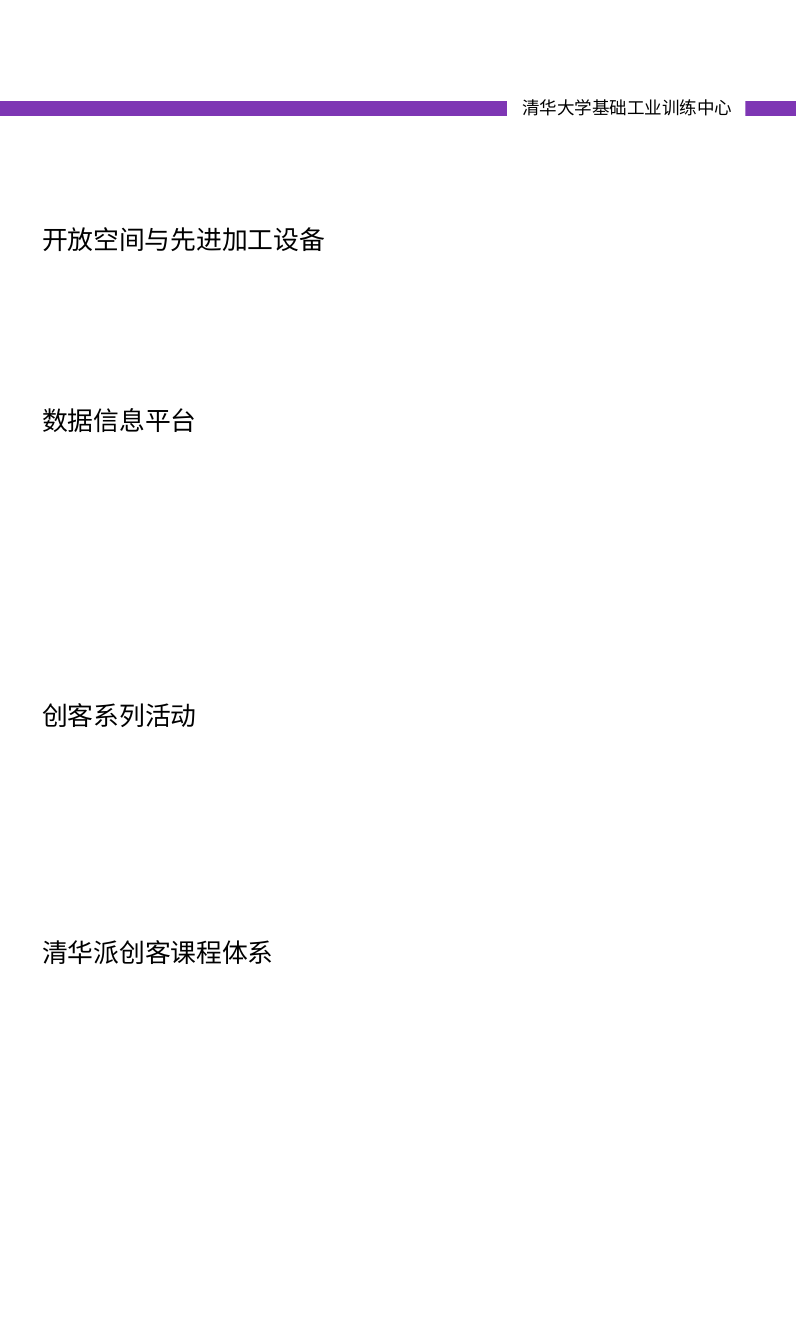
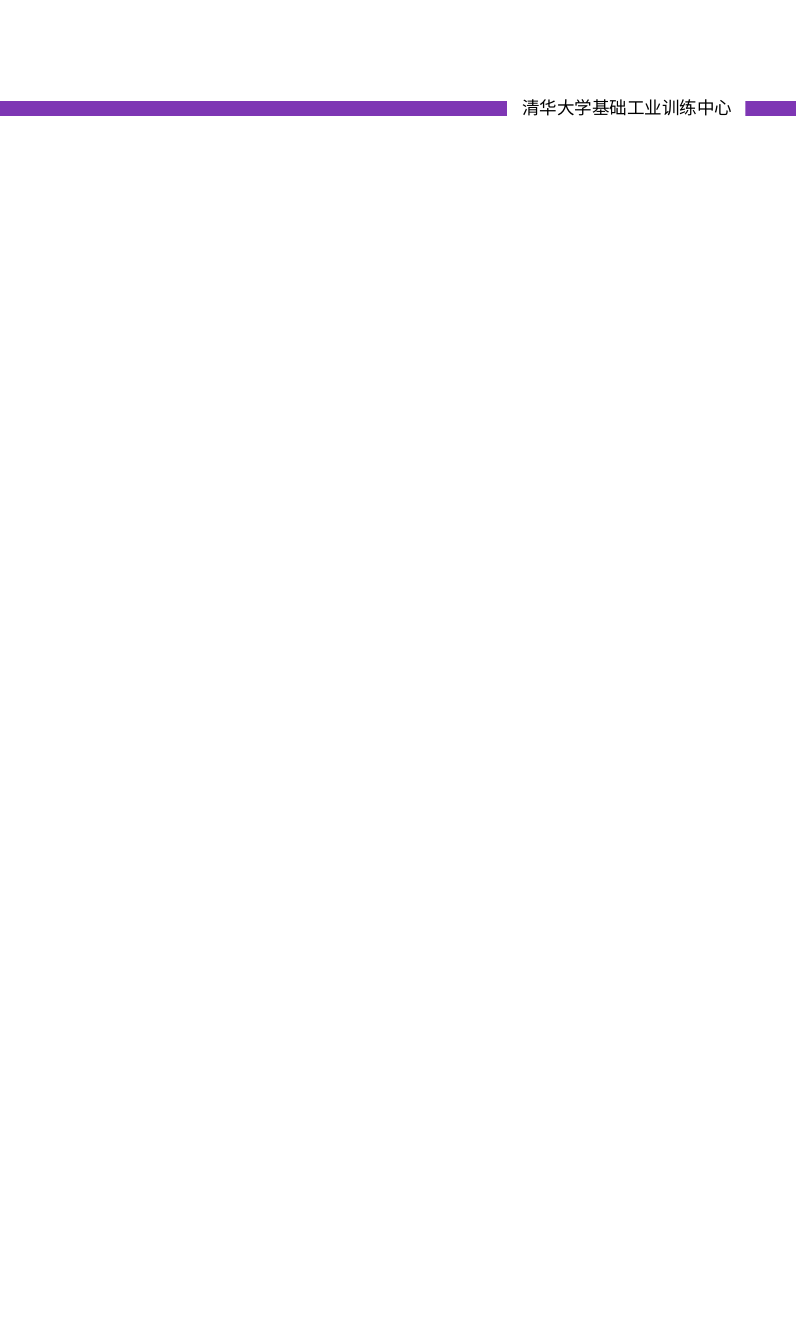
Before and after one commit to woodyme/i.center_my_workzone, a slide deck: slide 9 of 训练中心创客交叉融合空间建设/doc/创客交叉融合空间宣传册.pptx (slide 7 before the commit). Drawn at 796x1344 pixels with LibreOffice and Linux fonts; fonts in the diff are those of the drawing. Boxes give left, top, right and bottom in pixels: in the first picture for what was removed or moved away, otherwise in the second. Text is boxed around its words. In the diff, an @@ line names an element or a change of style, - is before the commit and + after.

Commit message:
update 交叉融合空间宣传册

```diff
--- a/训练中心创客交叉融合空间建设/doc/创客交叉融合空间宣传册.pptx
+++ b/训练中心创客交叉融合空间建设/doc/创客交叉融合空间宣传册.pptx
@@ text removed at [42, 227, 325, 251] @@
-开放空间与先进加工设备
@@ text removed at [42, 408, 196, 432] @@
-数据信息平台
@@ text removed at [42, 703, 196, 727] @@
-创客系列活动
@@ text removed at [42, 940, 274, 964] @@
-清华派创客课程体系
```
Also in this commit, not shown: 4 other slides changed, 8 slides added, 3 slides removed, 1 other file.
